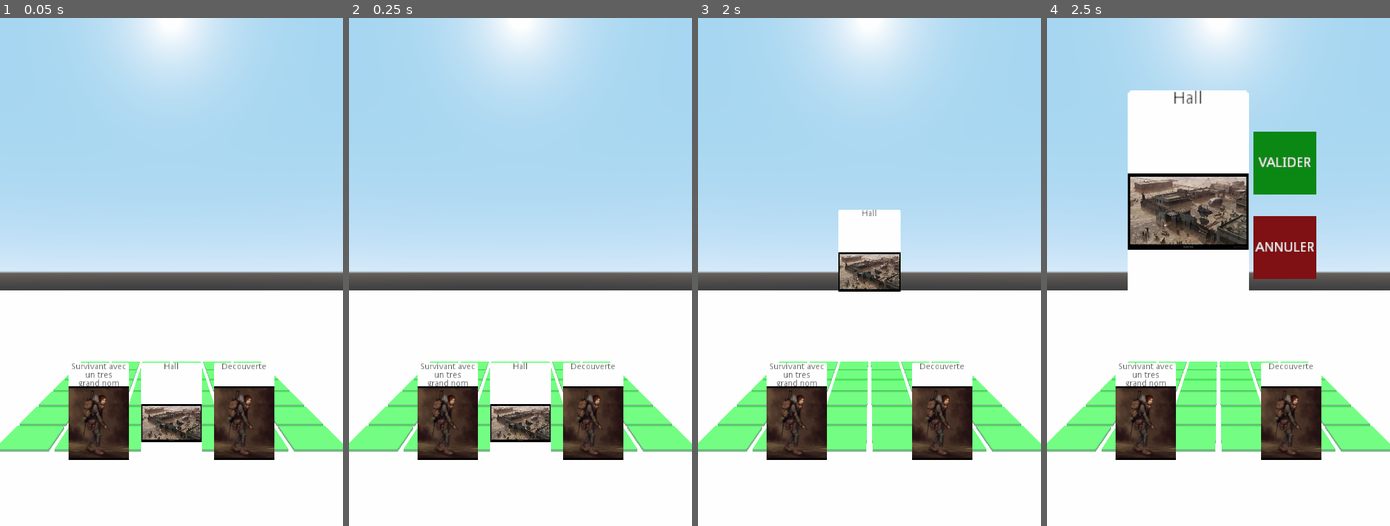
Above: before the commit, frames 1-4 (left to right).
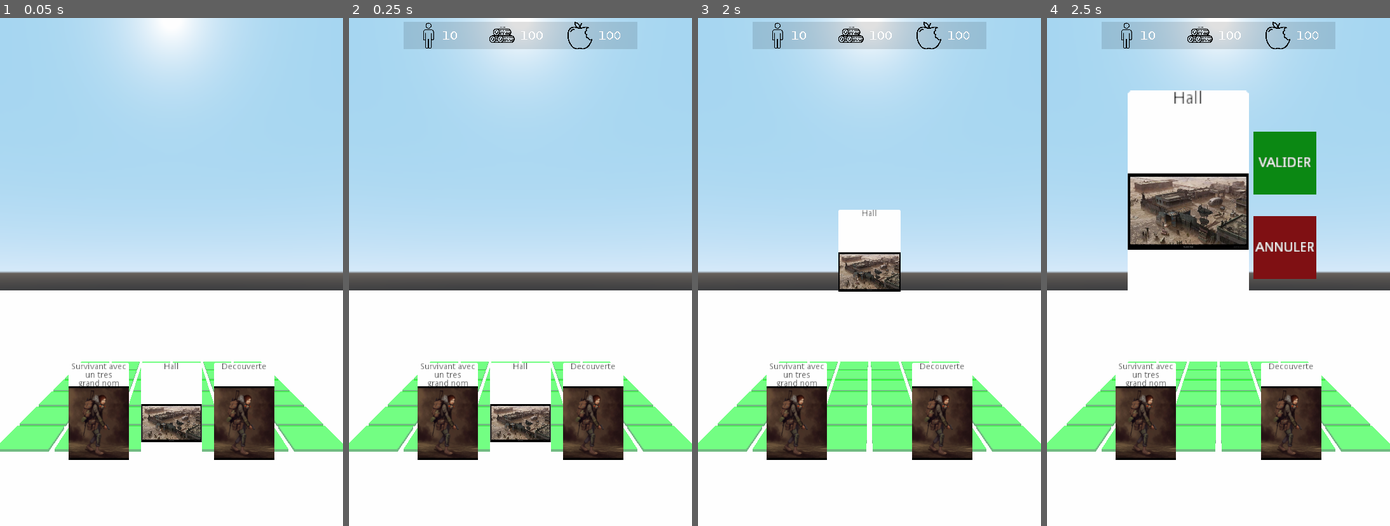
Above: after the commit, the same moments.

Repository: copsfuraxx/ProjetINFO701
Game: Godot game, scene res://Main.tscn
The game is run twice, just before and just after one commit, with the same random seed, the same clock (stepped at 60 frames per second) and the same inputs.
Inputs (mouse positions are in pixels of both pictures, inside the frame that each line leads up to):
- Up to frame 1 (0.05 s): no input
- Up to frame 2 (0.25 s): no input
- Up to frame 3 (2 s): tap Enter at 0.5 s; move the mouse to (944, 246) at 0.52 s; click (944, 246) at 0.67 s; tap Space at 1.25 s; drag from (800, 297) to (852, 373) at 1.27 s
- Up to frame 4 (2.5 s): move the mouse to (1252, 160) at 2.02 s; click (1252, 160) at 2.17 s

Frame 1 is identical in both runs. In frame 2, 3.6% of the frame differs, in the area x 15-85%, y 0-7%; in frame 3, 3.6%; in frame 4, 3.6%.

Commit message:
gui + achat de perso

Diff:
--- a/Assets/PixelFont.tres
+++ b/Assets/PixelFont.tres
@@ -3,5 +3,5 @@
 [ext_resource path="res://Assets/BigPixel.otf" type="DynamicFontData" id=1]
 
 [resource]
-size = 12
+size = 52
 font_data = ExtResource( 1 )
--- a/CameraCamp.gd
+++ b/CameraCamp.gd
@@ -17,7 +17,7 @@
 
 func _input(event):
 	if event is InputEventScreenDrag:
-		translate(Vector3(-event.relative.x / 100, event.relative.y / 100, .0))
+		translate(Vector3(-event.relative.x / 300, event.relative.y / 300, .0))
 		draged = true
 	elif event is InputEventScreenTouch and !event.is_pressed():
 		if draged:
--- a/CameraCarte.gd
+++ b/CameraCarte.gd
@@ -8,11 +8,13 @@
 var mouse_position = Vector2.ZERO
 var card
 var etat = Etat.Main
+var main
 
 func _ready():
 # Create the RayCast
 	ray = $RayCast
 	ray.enabled = false
+	main = get_node("/root/Main")
 
 func _input(event):
 	if event is InputEventScreenTouch:
@@ -36,10 +38,14 @@
 		if ray.is_colliding():
 			var o = ray.get_collider()
 			if o.is_in_group("Button") and o.is_in_group("Oui"):
-				$"..".visible = false
-				$"../../Camp/Camera".wakeup(load("res://Maison.tscn").instance())
+				if card.cart is PNJCard and main.food - card.cart.cost >= 0:
+					main.population += card.cart.nbr
+					main.food -= card.cart.cost
+				else:
+					$"..".visible = false
+					$"../../Camp/Camera".wakeup(load("res://Maison.tscn").instance())
+					stop()
 				reset()
-				stop()
 			elif o.is_in_group("Carte"):
 				card.reset(o != card)
 				card = null
@@ -52,14 +58,14 @@
 			reset()
 
 func drag(delta):
-	if ray.enabled and !ray.is_colliding():
-		ray.enabled = false
-	elif ray.is_colliding() and ray.get_collider().is_in_group("Carte"):
+	if ray.is_colliding() and ray.get_collider().is_in_group("Carte"):
 		card = ray.get_collider()
 		card.drag()
 		ray.enabled = false
 		draged = true
 		timer = .0
+	else:
+		ray.enabled = false
 	if draged and timer > 0.1:
 		var p = mouse_position * translation.distance_to(card.translation)
 		card.translation = Vector3(p.x, p.y, card.translation.z)
--- a/Carte/PNJCarte.gd
+++ b/Carte/PNJCarte.gd
@@ -1,8 +1,8 @@
 extends Card
 class_name PNJCard
 
-var vie:int
+var nbr:int
 
-func _init(id:int = -1, cardName:String = "null", cost:int = 0, _vie:int = 0, _img:String = "null"):
+func _init(id:int = -1, cardName:String = "null", cost:int = 0, _nbr:int = 0, _img:String = "null"):
 	._init(id, cardName, cost, _img)
-	vie = _vie
+	nbr = _nbr
--- a/Cartes.json
+++ b/Cartes.json
@@ -3,7 +3,7 @@
         "type" : "pnj",
         "name" : "Survivant avec\nun tres\ngrand nom",
         "cost" : 1,
-        "vie" : 1,
+        "nbr" : 5,
         "img" : "survivor.png"
     },
     {
--- a/ChoixCarte.gd
+++ b/ChoixCarte.gd
@@ -18,7 +18,7 @@
 
 	for carte in data:
 		if(carte["type"] == "pnj"):
-			deck.append(PNJCard.new(id, carte["name"], carte["cost"], carte["vie"], carte["img"]))
+			deck.append(PNJCard.new(id, carte["name"], carte["cost"], carte["nbr"], carte["img"]))
 		elif(carte["type"] == "bat"):
 			deck.append(BatCard.new(id, carte["name"], carte["cost"], carte["vie"], carte["img"]))
 		elif(carte["type"] == "event"):
--- a/ChoixCarte.tscn
+++ b/ChoixCarte.tscn
@@ -1,9 +1,13 @@
-[gd_scene load_steps=5 format=2]
+[gd_scene load_steps=7 format=2]
 
 [ext_resource path="res://Valider.tscn" type="PackedScene" id=1]
 [ext_resource path="res://Annuler.tscn" type="PackedScene" id=2]
 [ext_resource path="res://CameraCarte.gd" type="Script" id=3]
 [ext_resource path="res://ChoixCarte.gd" type="Script" id=4]
+[ext_resource path="res://GUI.tscn" type="PackedScene" id=5]
+
+[sub_resource type="ViewportTexture" id=1]
+viewport_path = NodePath("Camera/Viewport")
 
 [node name="ChoixCarte" type="Spatial"]
 
@@ -13,6 +17,17 @@
 script = ExtResource( 3 )
 
 [node name="RayCast" type="RayCast" parent="Camera"]
+
+[node name="Viewport" type="Viewport" parent="Camera"]
+size = Vector2( 1080, 2310 )
+transparent_bg = true
+render_target_v_flip = true
+
+[node name="GUI" parent="Camera/Viewport" instance=ExtResource( 5 )]
+
+[node name="Sprite3D" type="Sprite3D" parent="Camera"]
+transform = Transform( 1, 0, 0, 0, 1, 0, 0, 0, 1, 0, 0, -16.7621 )
+texture = SubResource( 1 )
 
 [node name="MenuSelect" type="Spatial" parent="."]
 visible = false
--- /dev/null
+++ b/GUI.gd
@@ -0,0 +1,15 @@
+extends Control
+
+
+var main
+
+
+# Called when the node enters the scene tree for the first time.
+func _ready():
+	main = get_node("/root/Main")
+
+
+func _process(_delta):
+	$Control/Label.text = String(main.population)
+	$Control2/Label.text = String(main.buildRessource)
+	$Control3/Label.text = String(main.food)
--- /dev/null
+++ b/GUI.tscn
@@ -0,0 +1,95 @@
+[gd_scene load_steps=6 format=2]
+
+[ext_resource path="res://Assets/Homme.png" type="Texture" id=1]
+[ext_resource path="res://Assets/PixelFont.tres" type="DynamicFont" id=2]
+[ext_resource path="res://Assets/Bois.png" type="Texture" id=3]
+[ext_resource path="res://Assets/Pomme.png" type="Texture" id=4]
+[ext_resource path="res://GUI.gd" type="Script" id=5]
+
+[node name="GUI" type="Control"]
+anchor_right = 1.0
+anchor_bottom = 1.0
+script = ExtResource( 5 )
+
+[node name="ColorRect" type="ColorRect" parent="."]
+anchor_right = 1.0
+margin_bottom = 126.0
+color = Color( 0, 0, 0, 0.247059 )
+
+[node name="Control" type="Control" parent="."]
+anchor_left = 0.5
+anchor_right = 0.5
+margin_left = -540.0
+margin_right = -180.0
+margin_bottom = 126.0
+
+[node name="TextureRect" type="TextureRect" parent="Control"]
+anchor_left = 0.5
+anchor_right = 0.5
+margin_left = -130.0
+margin_bottom = 126.0
+texture = ExtResource( 1 )
+expand = true
+stretch_mode = 6
+
+[node name="Label" type="Label" parent="Control"]
+anchor_left = 0.5
+anchor_right = 0.5
+margin_right = 270.0
+margin_bottom = 126.0
+custom_fonts/font = ExtResource( 2 )
+text = "10"
+valign = 1
+autowrap = true
+
+[node name="Control2" type="Control" parent="."]
+anchor_left = 0.5
+anchor_right = 0.5
+margin_left = -180.0
+margin_right = 180.0
+margin_bottom = 126.0
+
+[node name="TextureRect" type="TextureRect" parent="Control2"]
+anchor_left = 0.5
+anchor_right = 0.5
+margin_left = -171.0
+margin_bottom = 126.0
+texture = ExtResource( 3 )
+expand = true
+stretch_mode = 6
+
+[node name="Label" type="Label" parent="Control2"]
+anchor_left = 0.5
+anchor_right = 0.5
+margin_right = 270.0
+margin_bottom = 126.0
+custom_fonts/font = ExtResource( 2 )
+text = "100"
+valign = 1
+autowrap = true
+
+[node name="Control3" type="Control" parent="."]
+anchor_left = 0.5
+anchor_right = 0.5
+margin_left = 180.0
+margin_right = 540.0
+margin_bottom = 126.0
+
+[node name="TextureRect" type="TextureRect" parent="Control3"]
+anchor_left = 0.5
+anchor_right = 0.5
+margin_left = -171.0
+margin_bottom = 126.0
+texture = ExtResource( 4 )
+expand = true
+stretch_mode = 6
+
+[node name="Label" type="Label" parent="Control3"]
+anchor_left = 0.5
+anchor_right = 0.5
+margin_right = 270.0
+margin_bottom = 126.0
+custom_fonts/font = ExtResource( 2 )
+text = "100"
+valign = 1
+autowrap = true
--- /dev/null
+++ b/Main.gd
@@ -0,0 +1,5 @@
+extends Spatial
+
+var population = 10
+var buildRessource = 100
+var food = 100
--- a/project.godot
+++ b/project.godot
@@ -42,6 +42,10 @@
 run/main_scene="res://Main.tscn"
 config/icon="res://icon.png"
 
+[autoload]
+
+Main="*res://Main.gd"
+
 [display]
 
 window/size/width=1080
Binary file added: Assets/Bois.png
Not shown, added: Assets/Bois.png.import
Binary file added: Assets/Homme.png
Not shown, added: Assets/Homme.png.import
Binary file added: Assets/Pomme.png
Not shown, added: Assets/Pomme.png.import
